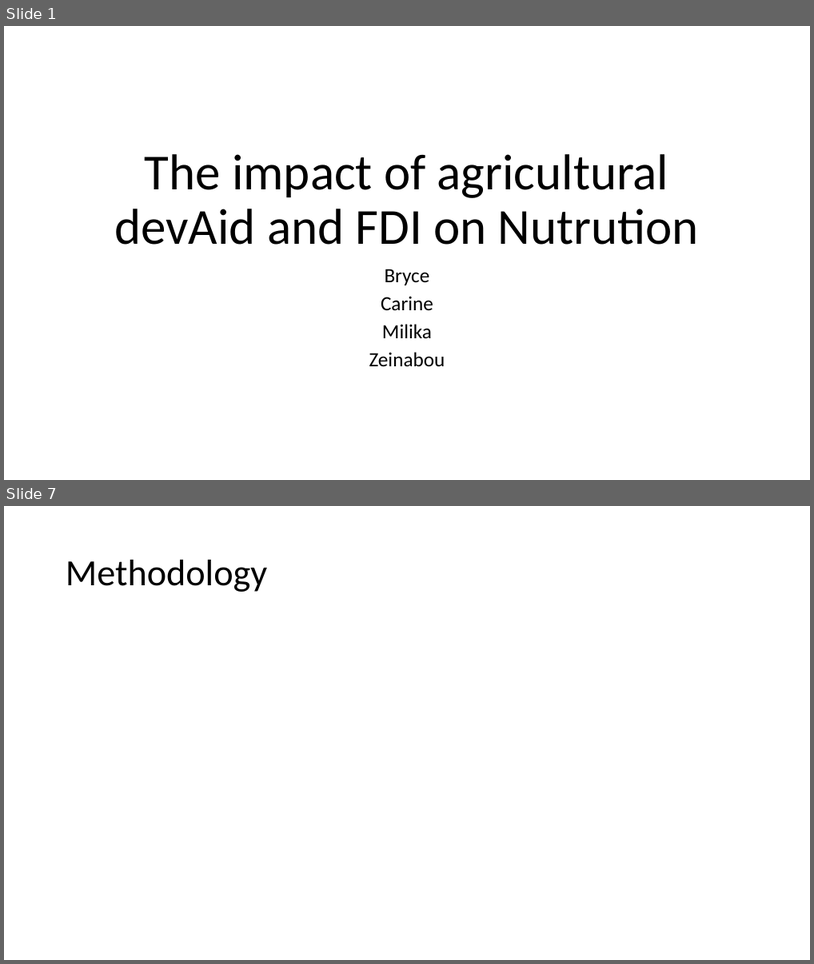
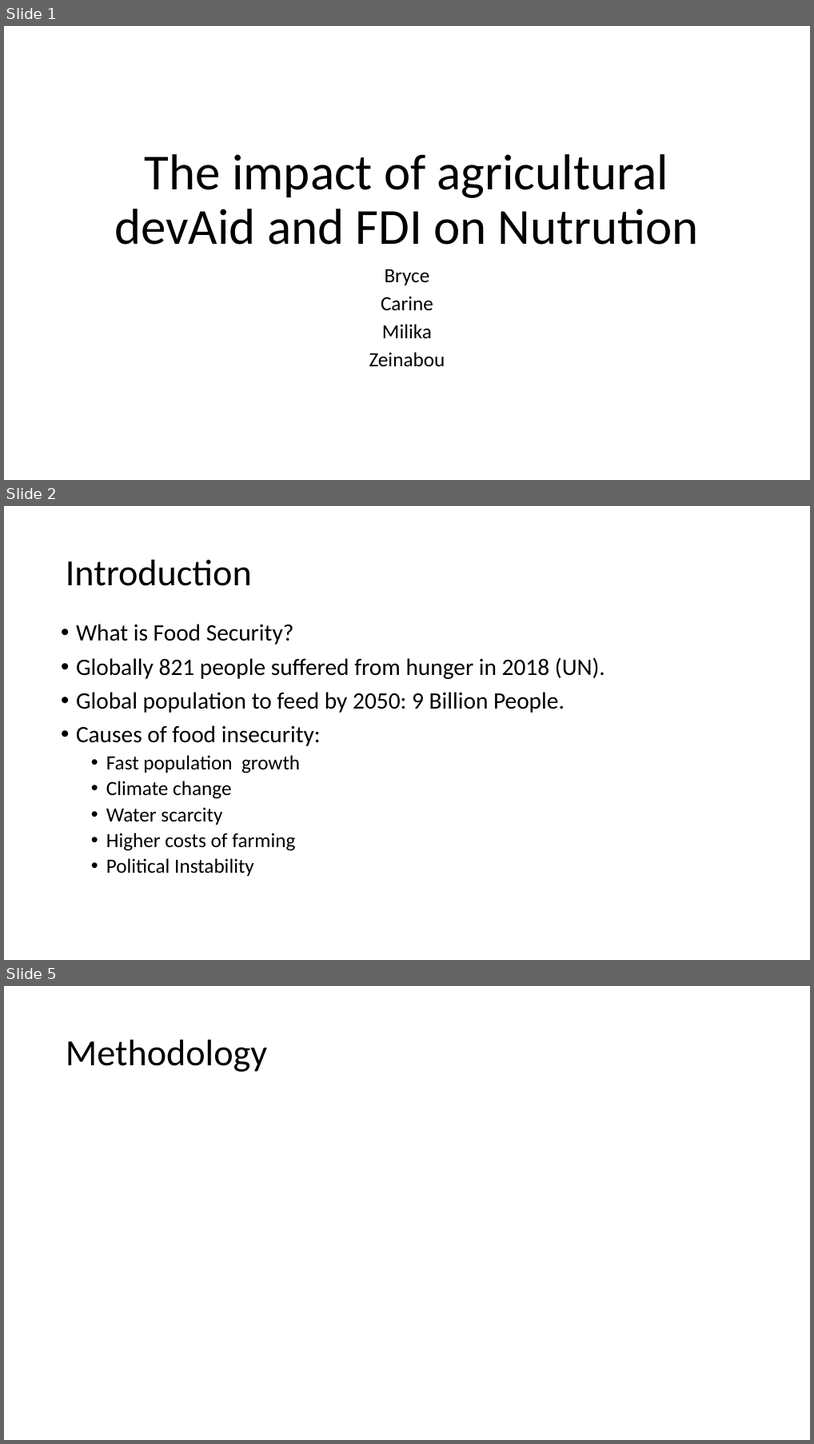
Before and after one commit to bryceleary/DSIFinal, a slide deck: Docs/Ag Aid Presentation.pptx. Shown one above the other, each under a label of ours: slides 1 and 7 before the commit, slides 1, 2 and 5 after it; the slides between them are not shown. The pictures are 814x964 and 814x1444 pixels, drawn with LibreOffice and Linux fonts; fonts in the diff are those of the drawing. Boxes give left, top, right and bottom in pixels: in the first picture for what was removed or moved away, otherwise in the second. Text is boxed around its words. In the diff, an @@ line names an element or a change of style, - is before the commit and + after.

```diff
--- a/Docs/Ag Aid Presentation.pptx
+++ b/Docs/Ag Aid Presentation.pptx
@@ slide 2 added at (4,506,810,960), background #FFFFFF @@
@@ title added at (66,560,252,586), 44 pt, text #000000 @@
+Introduction
@@ text added at (76,624,606,876), 28 pt, text #000000 @@
+• What is Food Security?
+• Globally 821 people suffered from hunger in 2018 (UN).
+• Global population to feed by 2050: 9 Billion People.
+• Causes of food insecurity:
+  • Fast population growth
+  • Climate change
+  • Water scarcity
+  • Higher costs of farming
+  • Political Instability
@@ what was slide 7 is now slide 5 @@
```
Also in this commit, not shown: 2 slides changed, 5 other slides added, 5 slides removed.
